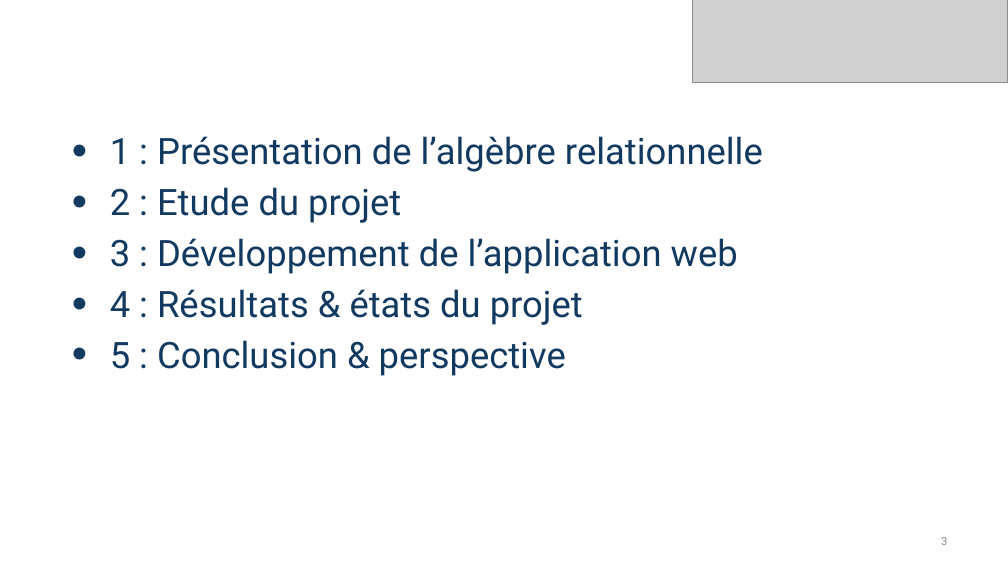
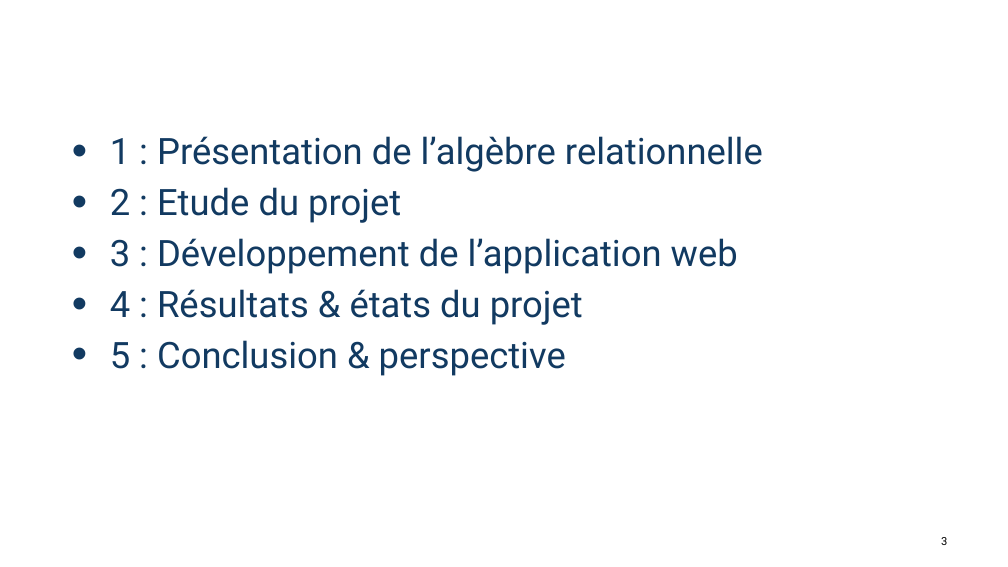
Before and after one commit to ncourvoisier/sar, a slide deck: slide 3 of doc/SoutenanceSAR.pptx. Drawn at 1008x567 pixels with LibreOffice and Linux fonts; fonts in the diff are those of the drawing; grey boxes stand for pictures; background and template pictures are left out. Boxes give left, top, right and bottom in pixels: in the first picture for what was removed or moved away, otherwise in the second. Text is boxed around its words. In the diff, an @@ line names an element or a change of style, - is before the commit and + after.

```diff
--- a/doc/SoutenanceSAR.pptx
+++ b/doc/SoutenanceSAR.pptx
@@ picture removed at (x1=694, y1=0, x2=1008, y2=82) @@
@@ page number at (x1=941, y1=537, x2=947, y2=545): text colour #8C8C8C to #000000 @@
```
Also in this commit, not shown: 7 other slides changed.
